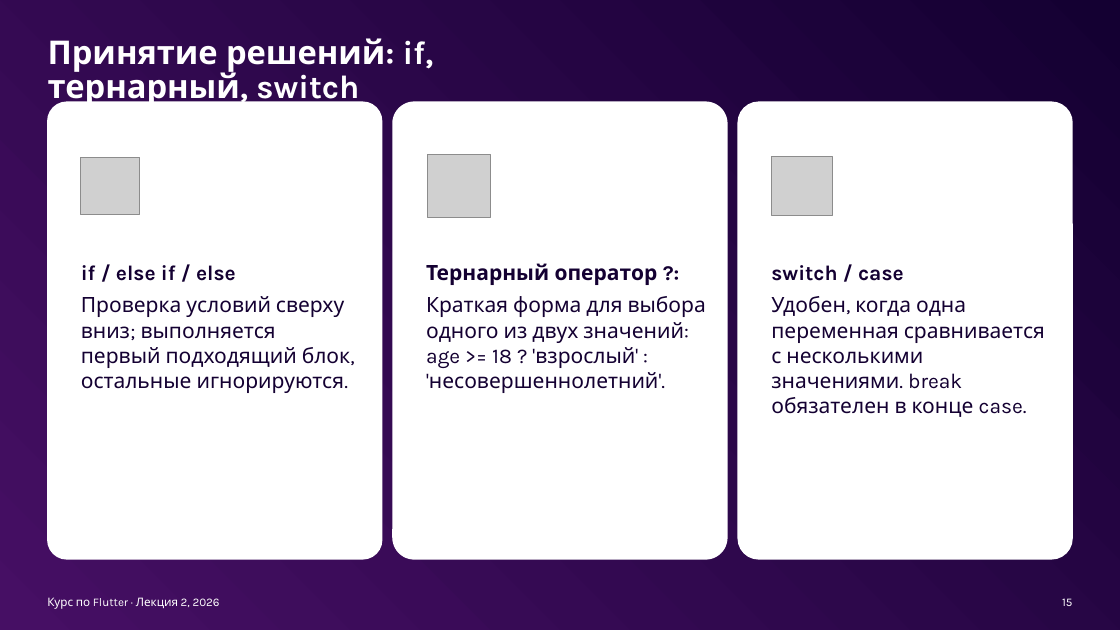
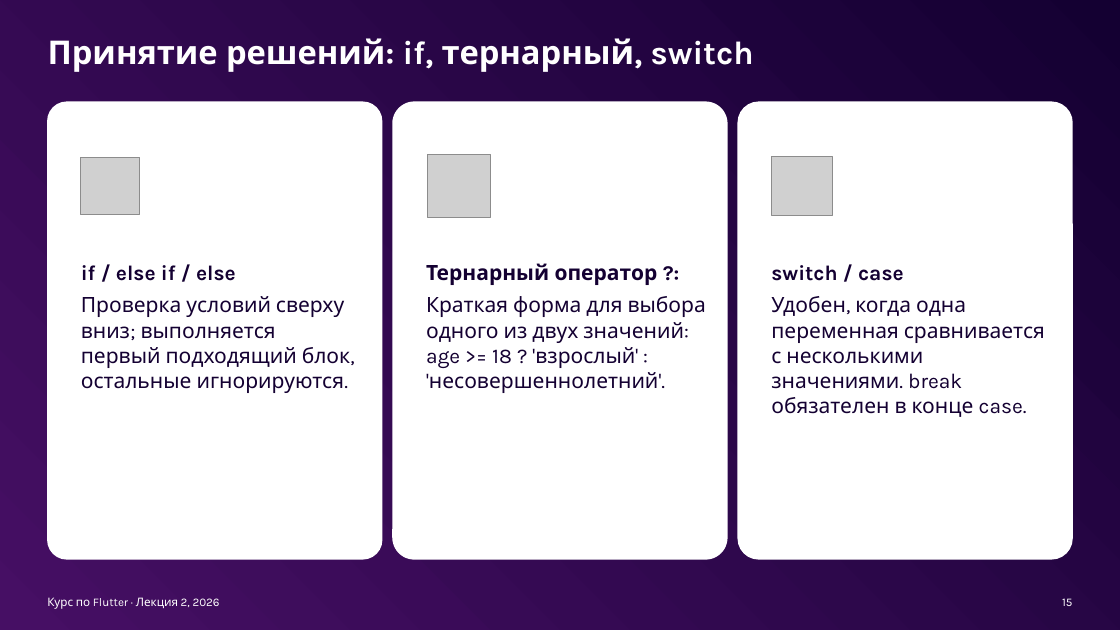
Before and after one commit to xander9112/university_flutter_course, a slide deck: slide 15 of Лекция 2 - Dart - Синтаксис и основы/Лекция 2 - Dart - Синтаксис и основы.pptx. Drawn at 1120x630 pixels with LibreOffice and Linux fonts; fonts in the diff are those of the drawing; grey boxes stand for pictures; background and template pictures are left out. Boxes give left, top, right and bottom in pixels: in the first picture for what was removed or moved away, otherwise in the second. Text is boxed around its words. In the diff, an @@ line names an element or a change of style, - is before the commit and + after.

```diff
--- a/Лекция 2 - Dart - Синтаксис и основы/Лекция 2 - Dart - Синтаксис и основы.pptx
+++ b/Лекция 2 - Dart - Синтаксис и основы/Лекция 2 - Dart - Синтаксис и основы.pptx
@@ title "Принятие решений: if, тернарный, switch" rewrapped from (48,38,434,108) to (48,38,754,72) @@
```
Also in this commit, not shown: 9 other slides changed.
